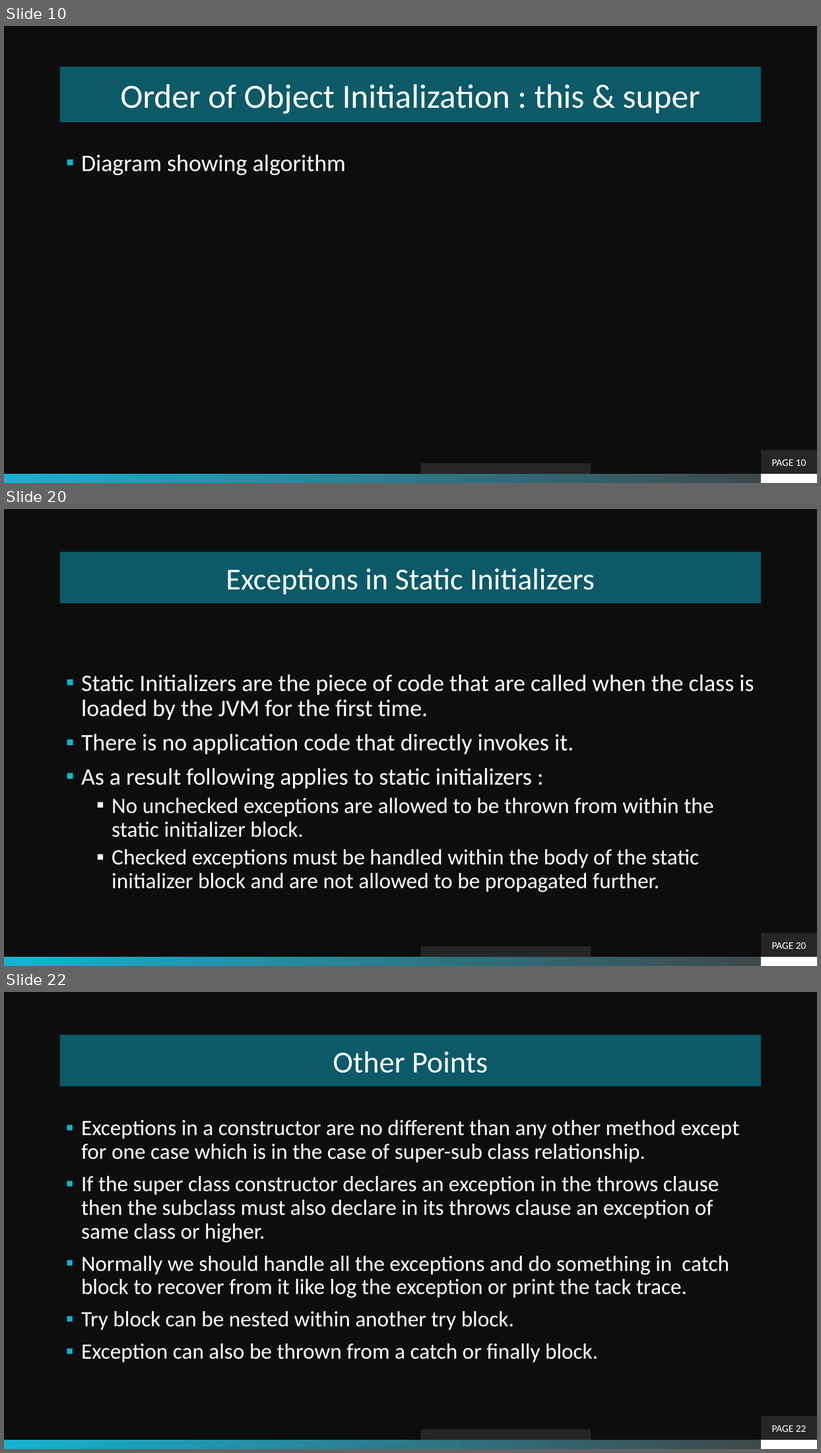
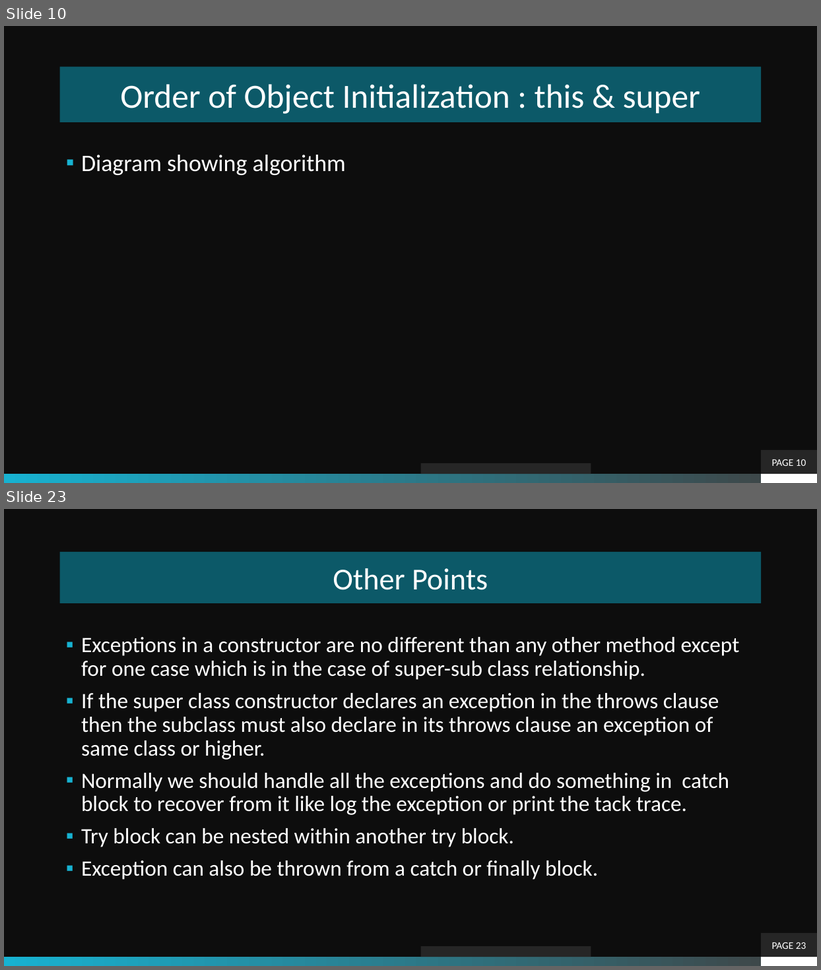
Before and after one commit to theLeonidas/Courses, a slide deck: courseMaterial/Inheritance/Inheritance.pptx. Shown one above the other, each under a label of ours: slides 10, 20 and 22 before the commit, slides 10 and 23 after it; the slides between them are not shown. The pictures are 821x1453 and 821x970 pixels, drawn with LibreOffice and Linux fonts; fonts in the diff are those of the drawing; background and template pictures are left out. Boxes give left, top, right and bottom in pixels: in the first picture for what was removed or moved away, otherwise in the second. Text is boxed around its words. In the diff, an @@ line names an element or a change of style, - is before the commit and + after.

```diff
--- a/courseMaterial/Inheritance/Inheritance.pptx
+++ b/courseMaterial/Inheritance/Inheritance.pptx
@@ slide 20 removed at (4, 509, 817, 966), background picture (left out); not listed: 2 template elements that a slide beside it also shows @@
@@ title removed at (60, 552, 762, 603) @@
-Exceptions in Static Initializers
@@ text removed at (81, 675, 754, 892) @@
-▪ Static Initializers are the piece of code that are called when the class is loaded by the JVM for the first time.
-▪ There is no application code that directly invokes it.
-▪ As a result following applies to static initializers :
-  ▪ No unchecked exceptions are allowed to be thrown from within the static initializer block.
-  ▪ Checked exceptions must be handled within the body of the static initializer block and are not allowed to be propagated further.
@@ page number removed at (762, 933, 817, 957) @@
-PAGE 20
@@ rectangle removed at (420, 947, 591, 957) @@
@@ what was slide 22 is now slide 23 @@
@@ page number at (772, 943, 807, 949): text changed @@
-PAGE 22
+PAGE 23
```
Also in this commit, not shown: 6 slides changed, 6 slides added, 5 other slides removed, 19 other files.
